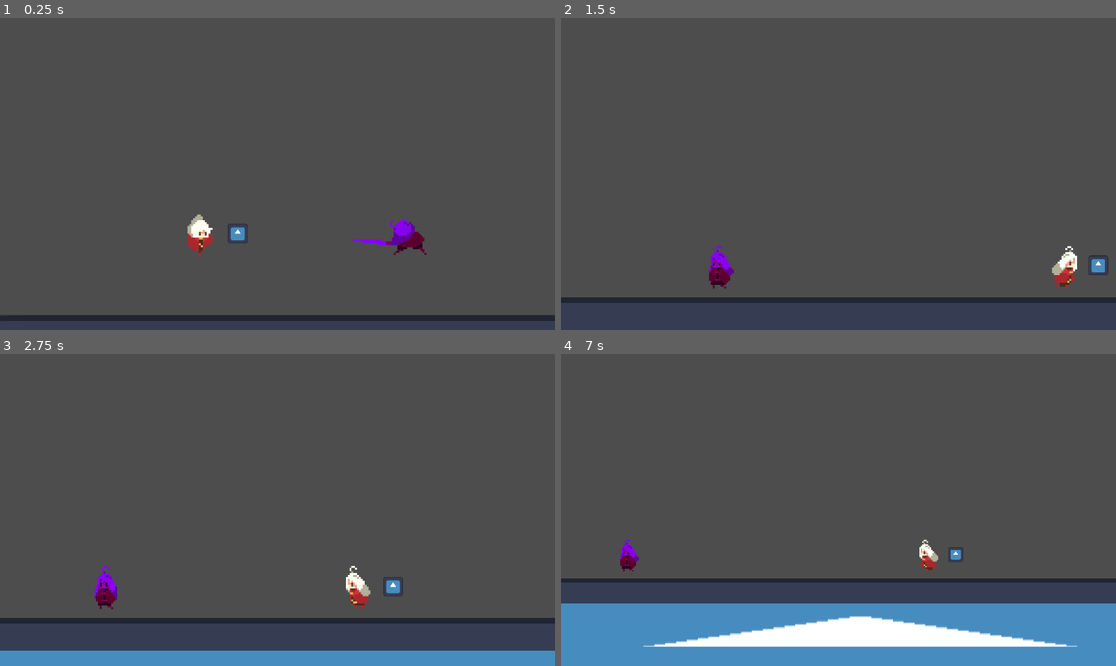
Above: before the commit, frames 1-4 (two rows, left to right).
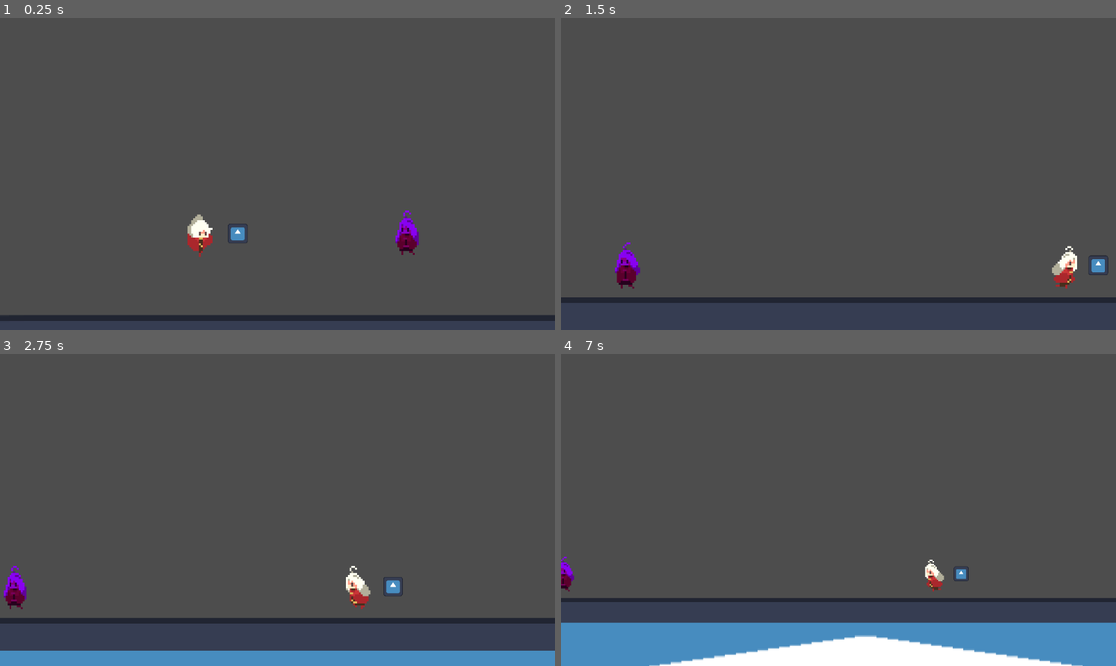
Above: after the commit, the same moments.

Repository: NoelKTheBest/orb-platformer
Game: Godot game, scene res://main.tscn
Two runs of this game, one before a commit and one after it. Both use one fixed random seed, a clock stepped at 60 frames per second and the inputs below. The engine's default icon, where the game draws it, is replaced by a stand-in: a white triangle on a blue panel in a dark square.
Inputs:
- Up to frame 1 (0.25 s): no input
- Up to frame 2 (1.5 s): tap Enter (ui_accept) at 0.5, 0.77 s; hold D (move_right) from 0.53 s (still down); tap Down (aim_down) at 0.6 s; tap Left (aim_left) at 1.35 s
- Up to frame 3 (2.75 s): tap Enter (ui_accept) at 1.52 s; release D (move_right) at 2.03 s; hold A (move_left) from 2.03 s (still down); tap Right (aim_right) at 2.1 s
- Up to frame 4 (7 s): release A (move_left) at 2.78 s; hold D (move_right) 2.78-4.28 s; tap Up (aim_up) at 2.85, 6.6 s; tap Enter (ui_accept) at 3.02, 3.77, 4.52, 6.02, 6.77 s; tap F (fire) at 3.6 s; hold A (move_left) 4.28-5.03 s; tap Down (aim_down) at 4.35 s; hold D (move_right) 5.03-5.78 s; tap Left (aim_left) at 5.1 s; hold A (move_left) from 5.78 s (still down); tap Right (aim_right) at 5.85 s

The runs differ from the first frame. In frame 1, 0.5% of the frame differs, in the area x 63-77%, y 61-76%; in frame 2, 0.8%; in frame 3, 0.7%; in frame 4, 17%, in the area x 0-100%, y 59-100%.

Commit message:
Add Player Detection for Enemy

Diff:
--- a/open-the-portal/scenes/TestEnemy.tscn
+++ b/open-the-portal/scenes/TestEnemy.tscn
@@ -72,6 +72,18 @@
 "transitions": PackedFloat32Array(1),
 "update": 1,
 "values": [0]
+}
+tracks/5/type = "value"
+tracks/5/imported = false
+tracks/5/enabled = true
+tracks/5/path = NodePath("StaticBody2D:visible")
+tracks/5/interp = 1
+tracks/5/loop_wrap = true
+tracks/5/keys = {
+"times": PackedFloat32Array(0),
+"transitions": PackedFloat32Array(1),
+"update": 1,
+"values": [false]
 }
 
 [sub_resource type="Animation" id="Animation_pfstr"]
@@ -125,6 +137,18 @@
 "update": 1,
 "values": [0, 32, 0]
 }
+tracks/4/type = "value"
+tracks/4/imported = false
+tracks/4/enabled = true
+tracks/4/path = NodePath("StaticBody2D:visible")
+tracks/4/interp = 1
+tracks/4/loop_wrap = true
+tracks/4/keys = {
+"times": PackedFloat32Array(0, 0.1, 0.3),
+"transitions": PackedFloat32Array(1, 1, 1),
+"update": 1,
+"values": [false, true, false]
+}
 
 [sub_resource type="Animation" id="Animation_jxu04"]
 resource_name = "fall"
@@ -353,8 +377,8 @@
 "shoot orb": SubResource("Animation_aob03")
 }
 
-[sub_resource type="CircleShape2D" id="CircleShape2D_ndwq2"]
-radius = 64.1249
+[sub_resource type="CapsuleShape2D" id="CapsuleShape2D_drq3n"]
+height = 26.0
 
 [sub_resource type="PhysicsMaterial" id="PhysicsMaterial_axtjb"]
 friction = 0.0
@@ -362,12 +386,17 @@
 
 [sub_resource type="RectangleShape2D" id="RectangleShape2D_3yjg6"]
 
+[sub_resource type="CircleShape2D" id="CircleShape2D_ixaej"]
+radius = 91.0055
+
+[sub_resource type="CircleShape2D" id="CircleShape2D_ujjq1"]
+radius = 22.0
+
 [node name="CharacterBody2D" type="CharacterBody2D" groups=["Enemy"]]
 modulate = Color(0.532033, 0.00388608, 0.995508, 1)
 script = ExtResource("1_6wim8")
 
 [node name="CollisionShape2D" type="CollisionShape2D" parent="."]
-visible = false
 shape = SubResource("CapsuleShape2D_g2dcj")
 
 [node name="Sprite2D" type="Sprite2D" parent="."]
@@ -381,15 +410,16 @@
 "": SubResource("AnimationLibrary_wdrn2")
 }
 
-[node name="Area2D" type="Area2D" parent="."]
-collision_layer = 32
+[node name="Hurtbox" type="Area2D" parent="."]
+collision_layer = 0
 collision_mask = 32
 
-[node name="CollisionShape2D" type="CollisionShape2D" parent="Area2D"]
-shape = SubResource("CircleShape2D_ndwq2")
-debug_color = Color(0, 0.595, 0.7, 0.0745098)
+[node name="CollisionShape2D" type="CollisionShape2D" parent="Hurtbox"]
+shape = SubResource("CapsuleShape2D_drq3n")
+debug_color = Color(0, 0.7, 0.035, 0.364706)
 
 [node name="StaticBody2D" type="StaticBody2D" parent="."]
+visible = false
 collision_layer = 36
 collision_mask = 0
 physics_material_override = SubResource("PhysicsMaterial_axtjb")
@@ -397,10 +427,26 @@
 [node name="CollisionShape2D" type="CollisionShape2D" parent="StaticBody2D"]
 position = Vector2(-18, 3)
 shape = SubResource("RectangleShape2D_3yjg6")
+disabled = true
 
 [node name="VisibleOnScreenNotifier2D" type="VisibleOnScreenNotifier2D" parent="."]
 position = Vector2(0, 1)
 scale = Vector2(1, 1.1)
 
-[connection signal="body_entered" from="Area2D" to="." method="_on_area_2d_body_entered"]
+[node name="PlayerDetectionArea" type="Area2D" parent="."]
+
+[node name="CollisionShape2D" type="CollisionShape2D" parent="PlayerDetectionArea"]
+shape = SubResource("CircleShape2D_ixaej")
+debug_color = Color(0, 0.595, 0.7, 0)
+
+[node name="PlayerAttackArea" type="Area2D" parent="."]
+
+[node name="CollisionShape2D" type="CollisionShape2D" parent="PlayerAttackArea"]
+shape = SubResource("CircleShape2D_ujjq1")
+debug_color = Color(0.96, 0, 0.0159998, 0)
+
+[connection signal="body_entered" from="Hurtbox" to="." method="_on_hurtbox_body_entered"]
 [connection signal="screen_entered" from="VisibleOnScreenNotifier2D" to="." method="_on_visible_on_screen_notifier_2d_screen_entered"]
+[connection signal="body_entered" from="PlayerDetectionArea" to="." method="_on_player_detection_area_body_entered"]
+[connection signal="body_exited" from="PlayerDetectionArea" to="." method="_on_player_detection_area_body_exited"]
+[connection signal="body_entered" from="PlayerAttackArea" to="." method="_on_player_attack_area_body_entered"]
--- a/open-the-portal/scenes/test_enemy.gd
+++ b/open-the-portal/scenes/test_enemy.gd
@@ -2,9 +2,14 @@
 
 signal enemy_on_screen(enemy_position : Vector2)
 
+var player_position
+## Distance from the player where enemy starts attacking
+@export var attack_distance : int = 30
+@export var speed = 2
+
 # Called when the node enters the scene tree for the first time.
 func _ready() -> void:
-	pass # Replace with function body.
+	player_position = position
 
 
 # Called every frame. 'delta' is the elapsed time since the previous frame.
@@ -13,6 +18,11 @@
 
 
 func _physics_process(delta: float) -> void:
+	var target_position = (player_position - position)
+	var distance_to = position.distance_squared_to(player_position)
+
+	velocity.x = target_position.x * speed
+
 	if not is_on_floor():
 		velocity += get_gravity() * delta
 
@@ -25,6 +35,33 @@
 	$AnimationPlayer.play("block")
 
 
+func get_player_position(player_pos : Vector2):
+	player_position = player_pos
+
 
 func _on_visible_on_screen_notifier_2d_screen_entered() -> void:
 	enemy_on_screen.emit(position)
+
+
+func _on_hurtbox_body_entered(body: Node2D) -> void:
+	if body.is_in_group("Orbs"):
+		die()
+
+
+func die():
+	queue_free()
+
+
+func _on_player_detection_area_body_entered(body: Node2D) -> void:
+	if body.is_in_group("Player"):
+		player_position = body.position
+
+
+func _on_player_detection_area_body_exited(body: Node2D) -> void:
+	if body.is_in_group("Player"):
+		player_position = position
+
+
+func _on_player_attack_area_body_entered(body: Node2D) -> void:
+	if body.is_in_group("Player"):
+		$AnimationPlayer.play("block")
Not shown: 1 places in open-the-portal/scenes/TestEnemy.tscn that only renumber resources
